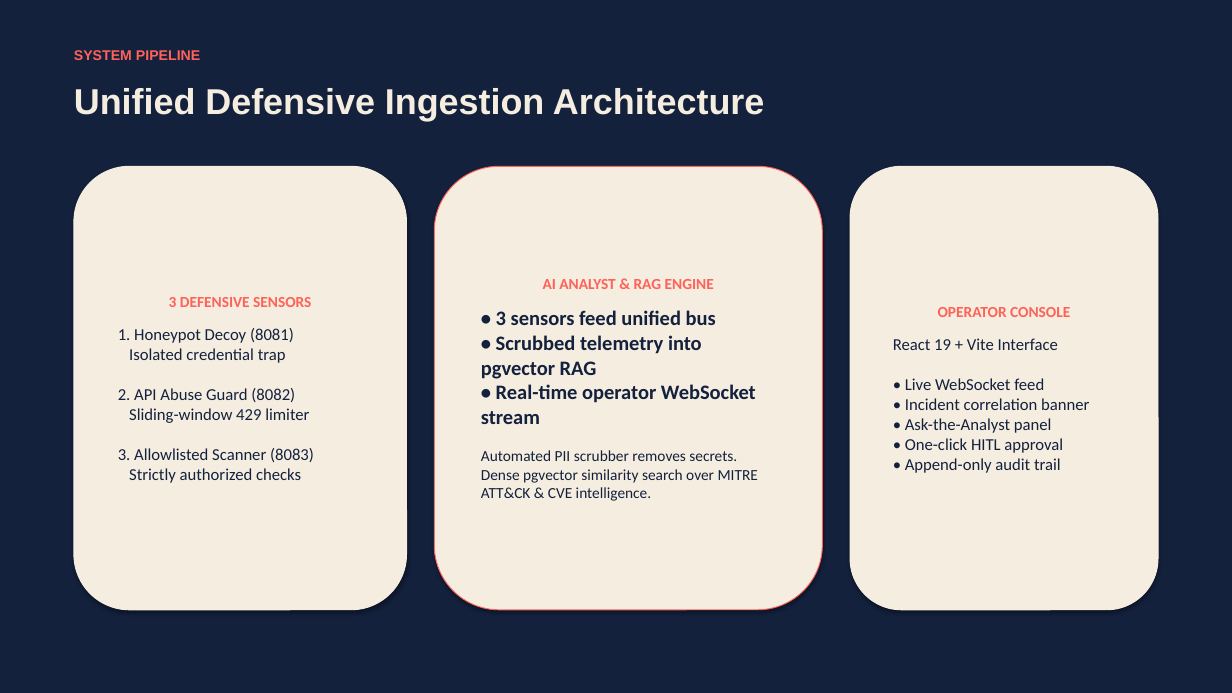
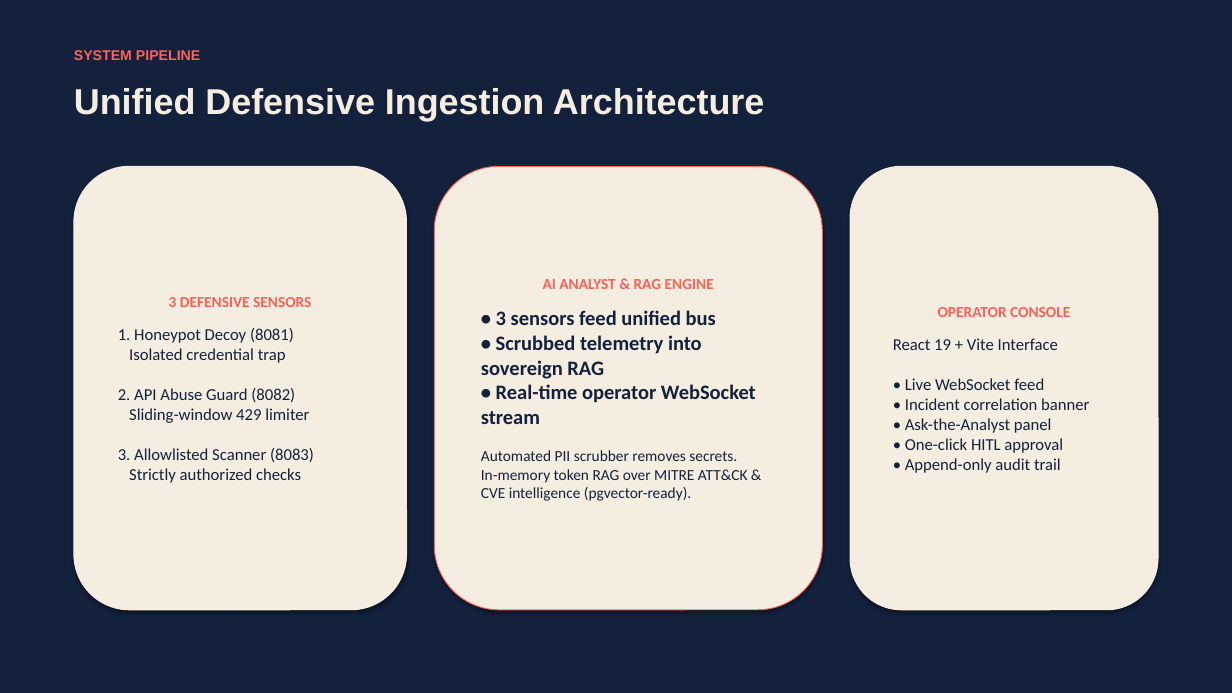
Before and after one commit to rahat4528/prohori-ai, a slide deck: slide 4 of docs/Prohori_AI_Pitch_Deck.pptx. Drawn at 1232x693 pixels with LibreOffice and Linux fonts; fonts in the diff are those of the drawing. Boxes give left, top, right and bottom in pixels: in the first picture for what was removed or moved away, otherwise in the second. Text is boxed around its words. In the diff, an @@ line names an element or a change of style, - is before the commit and + after.

Commit message:
docs: scrub unmeasured claims, unify verified benchmark metrics and update pitch deck

```diff
--- a/docs/Prohori_AI_Pitch_Deck.pptx
+++ b/docs/Prohori_AI_Pitch_Deck.pptx
@@ text in rounded rectangle at bbox=[481, 310, 756, 501]: text changed @@
-• 3 sensors feed unified bus
-• Scrubbed telemetry into pgvector RAG
-• Real-time operator WebSocket stream
-Automated PII scrubber removes secrets.
-Dense pgvector similarity search over MITRE ATT&CK & CVE intelligence.
+• 3 sensors feed unified bus
+• Scrubbed telemetry into sovereign RAG
+• Real-time operator WebSocket stream
+Automated PII scrubber removes secrets.
+In-memory token RAG over MITRE ATT&CK & CVE intelligence (pgvector-ready).
```
Also in this commit, not shown: 1 other slide changed, 15 other files.
